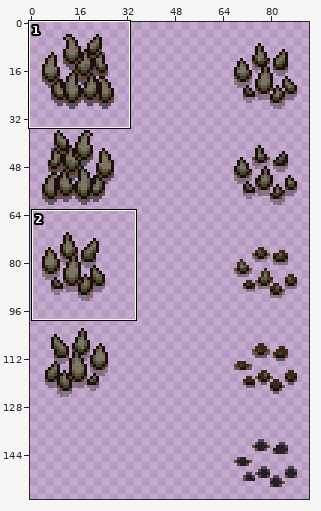
Sprite sheet: resources/gfx/grid/revel2/sand_spikes.png. Above: a wide view before the commit, with the close-up outlined.
Close-up. Before the commit:
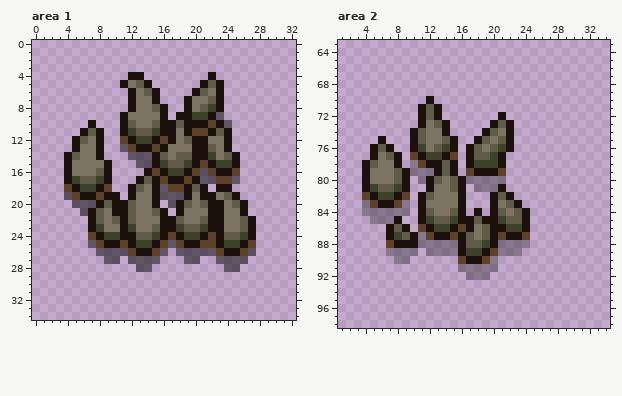
The file is 128x160 pixels. Colours within 5 levels of each other are drawn and written as one. Shown: area 1: x 0..32, y 0..34; area 2: x 1..34, y 63..98. The wide view leaves out empty margins.
And afterwards:
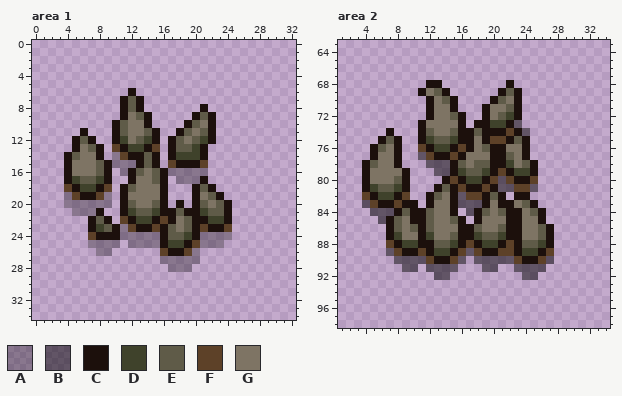
Palette (. is transparent): A #0000004d  B #00000080  C #1c100c  D #3f422b  E #5f5b48  F #5d4128  G #7e7464
Diff:
--- area 1
@@ x 0..32 @@
  3 .................................
- 4 ............CC........C..........
- 5 ...........CGEC......CEC.........
- 6 ............CGEC....CEGC.........
- 7 ............CGGC...CGGEC.........
- 8 ............CGGEC..CGEDC.........
- 9 ...........CGGGGC.CCDDCB.........
-10 .......C...CEGGECCECCCFCB........
-11 ......CEC..CDEEDCCGCFFCEC........
-12 .....CEGC..FCDDCFCGECCGGC........
-13 .....CGGC..BFCCFCGGGCCEGC........
-14 ....CEGGC...BBBCEGEECCDGEC.......
-15 ....CGGGGC...BBCDEEDCFCDDC.......
-16 ....CGGGEC....CFCDDCFBFCCF.......
-17 ....CDEEDC...CECFCCFCBBFFB.......
-18 ....FCDDCF..CEGCBFFCEC.CC........
-19 ....BFCCFCC.CGGCBBBCGCCGEC.......
-20 .....BBBCECCEGGC.BCEGECCGEC......
-21 ......BCEGCCEGGEC.CGGGCCGGC......
-22 .......CEGECEGGGCCEGGECCGGEC.....
-23 .......CDGGCDGGECCDEEDCCGGEC.....
-24 .......FCDDCCEEDCFCDDCFCEEDC.....
-25 .......BFCCFCDDCFBFCCFFCDDCF.....
-26 ........BBBBFCCFB.BBBBBFCCFB.....
-27 .........BB.BBBB...BB..BBBB......
-28 .............BB.........BB.......
+ 4 .................................
+ 5 .................................
+ 6 ............C....................
+ 7 ...........CEC...................
+ 8 ...........CEC.......C...........
+ 9 ...........CGEC.....CEC..........
+10 ..........CEGGC....CEGC..........
+11 ......C...CEGGEC..CEGEC..........
+12 .....CEC..CDGEDC.CEGEDC..........
+13 .....CGEC.FCDDCF.CEEDC...........
+14 ....CEGGC.AFCCEC.CDDDC...........
+15 ....CGGGECAAACEC.FCCCF...........
+16 ....CGGGEC.ACEGECAAAAA...........
+17 ....CDEEDC..CGGEC.AAAC...........
+18 ....FCDDCF.CEGGGC...CEC..........
+19 ....AFCCFA.CGGGGC...CGEC.........
+20 ....AAAAAA.CEGGEC.C.CEGEC........
+21 .....AAAC..CDEEDCCECCDEEC........
+22 .......CEC.FCDDCFCGECCDDC........
+23 .......CDECAFCCFCEGECFCCF........
+24 .......FCCCAAAAACEEDCAAAA........
+25 .......AAAA.AAAACDDCFAAA.........
+26 ........AA......FCCFA............
+27 ................AAAAA............
+28 .................AAA.............
 29 .................................
--- area 2
@@ x 1..34 @@
 67 ..................................
-68 ..................................
-69 ..................................
-70 ...........C......................
-71 ..........CEC.....................
-72 ..........CEC.......C.............
-73 ..........CGEC.....CEC............
-74 .........CEGGC....CEGC............
-75 .....C...CEGGEC..CEGEC............
-76 ....CEC..CDGEDC.CEGEDC............
-77 ....CGEC.FCDDCF.CEEDC.............
-78 ...CEGGC.AFCCEC.CDDDC.............
-79 ...CGGGECAAACEC.FCCCF.............
-80 ...CGGGEC.ACEGECAAAAA.............
-81 ...CDEEDC..CGGEC.AAAC.............
-82 ...FCDDCF.CEGGGC...CEC............
-83 ...AFCCFA.CGGGGC...CGEC...........
-84 ...AAAAAA.CEGGEC.C.CEGEC..........
-85 ....AAAC..CDEEDCCECCDEEC..........
-86 ......CEC.FCDDCFCGECCDDC..........
-87 ......CDECAFCCFCEGECFCCF..........
-88 ......FCCCAAAAACEEDCAAAA..........
-89 ......AAAA.AAAACDDCFAAA...........
-90 .......AA......FCCFA..............
-91 ...............AAAAA..............
-92 ................AAA...............
+68 ...........CC........C............
+69 ..........CGEC......CEC...........
+70 ...........CGEC....CEGC...........
+71 ...........CGGC...CGGEC...........
+72 ...........CGGEC..CGEDC...........
+73 ..........CGGGGC.CCDDCB...........
+74 ......C...CEGGECCECCCFCB..........
+75 .....CEC..CDEEDCCGCFFCEC..........
+76 ....CEGC..FCDDCFCGECCGGC..........
+77 ....CGGC..BFCCFCGGGCCEGC..........
+78 ...CEGGC...BBBCEGEECCDGEC.........
+79 ...CGGGGC...BBCDEEDCFCDDC.........
+80 ...CGGGEC....CFCDDCFBFCCF.........
+81 ...CDEEDC...CECFCCFCBBFFB.........
+82 ...FCDDCF..CEGCBFFCEC.CC..........
+83 ...BFCCFCC.CGGCBBBCGCCGEC.........
+84 ....BBBCECCEGGC.BCEGECCGEC........
+85 .....BCEGCCEGGEC.CGGGCCGGC........
+86 ......CEGECEGGGCCEGGECCGGEC.......
+87 ......CDGGCDGGECCDEEDCCGGEC.......
+88 ......FCDDCCEEDCFCDDCFCEEDC.......
+89 ......BFCCFCDDCFBFCCFFCDDCF.......
+90 .......BBBBFCCFB.BBBBBFCCFB.......
+91 ........BB.BBBB...BB..BBBB........
+92 ............BB.........BB.........
 93 ..................................
Pixel boxes of the changes (left, top, right, bottom) in both close-ups:
changed: (64, 72, 256, 272)
changed: (362, 80, 554, 280)
